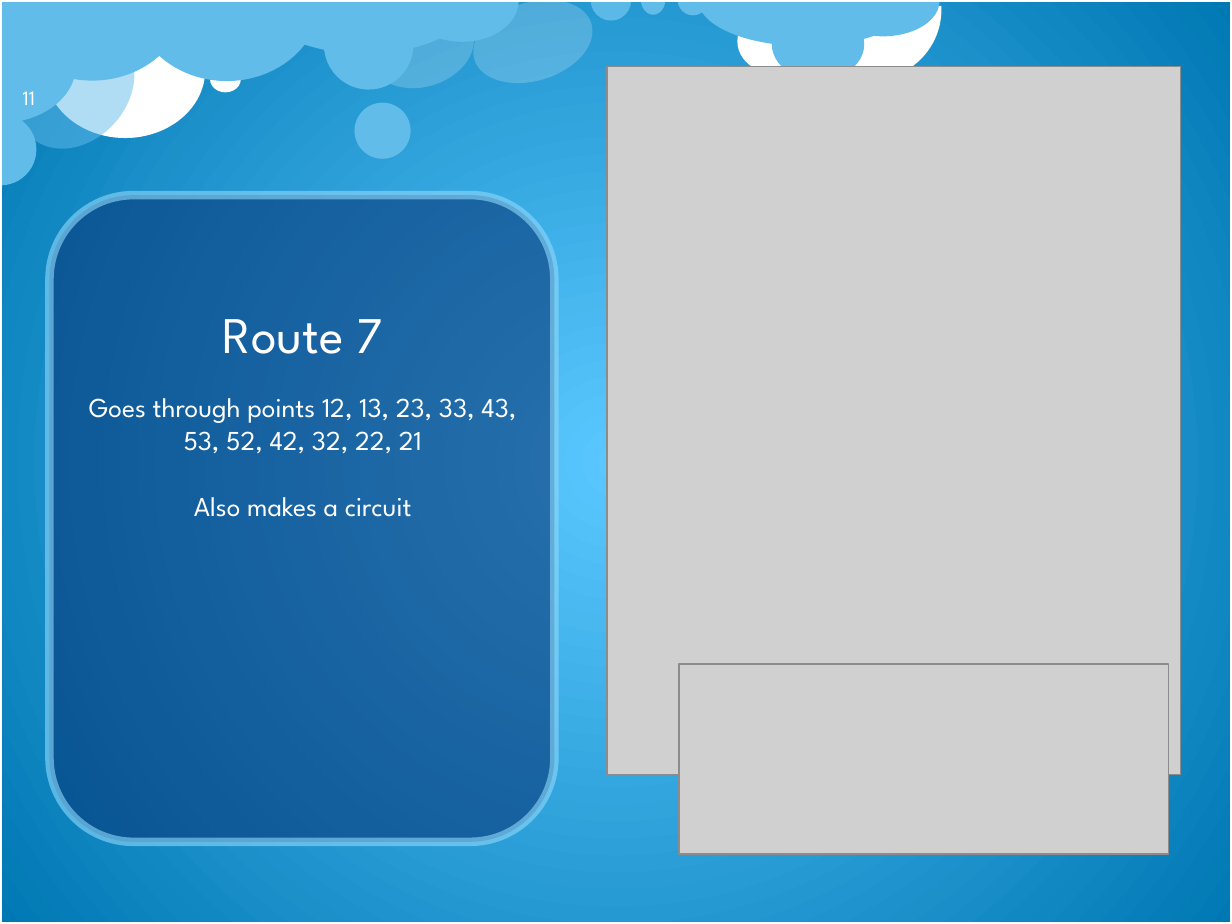
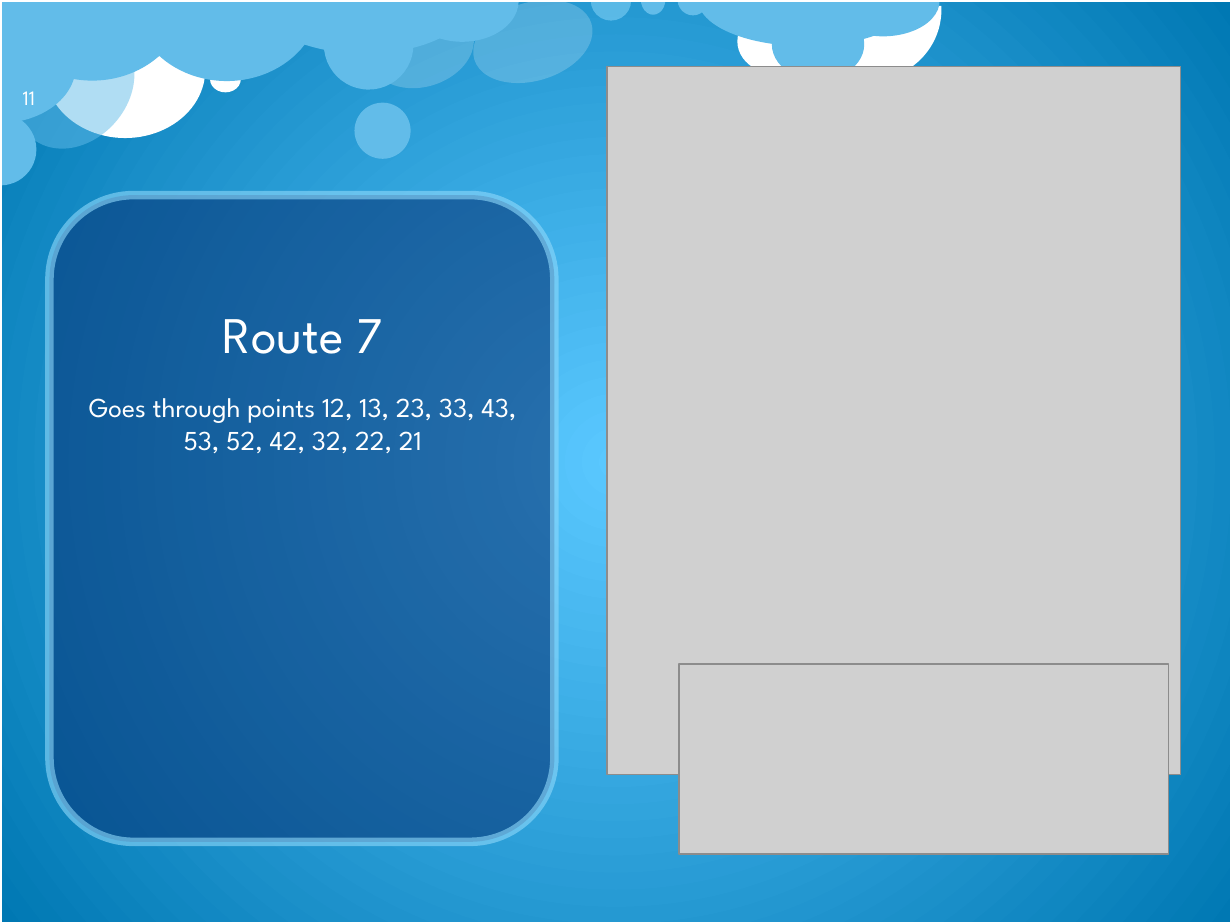
Before and after one commit to Misspelled-it/Run-With-IT, a slide deck: slide 11 of 7.28AppDemo/Presentation2.pptx. Drawn at 1232x924 pixels with LibreOffice and Linux fonts; fonts in the diff are those of the drawing; grey boxes stand for pictures; background and template pictures are left out. Boxes give left, top, right and bottom in pixels: in the first picture for what was removed or moved away, otherwise in the second. Text is boxed around its words. In the diff, an @@ line names an element or a change of style, - is before the commit and + after.

```diff
--- a/7.28AppDemo/Presentation2.pptx
+++ b/7.28AppDemo/Presentation2.pptx
@@ text at [89, 398, 516, 453]: text changed @@
-Goes through points 12, 13, 23, 33, 43, 53, 52, 42, 32, 22, 21
-Also makes a circuit
+Goes through points 12, 13, 23, 33, 43, 53, 52, 42, 32, 22, 21
```
Also in this commit, not shown: 2 other slides changed, 1 other file.
